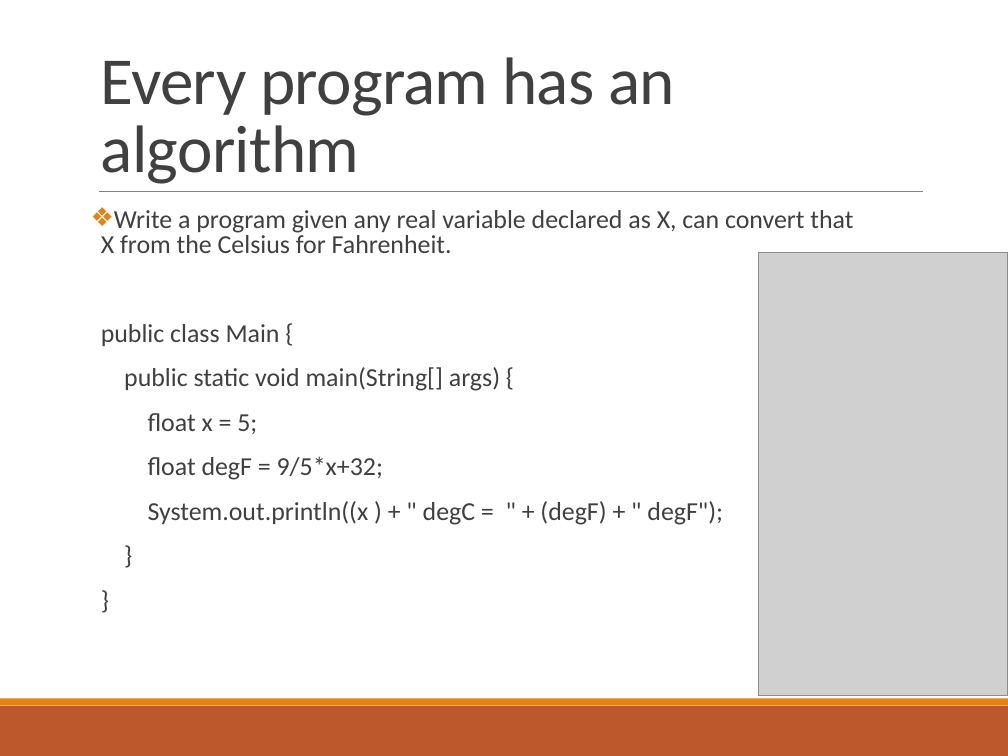
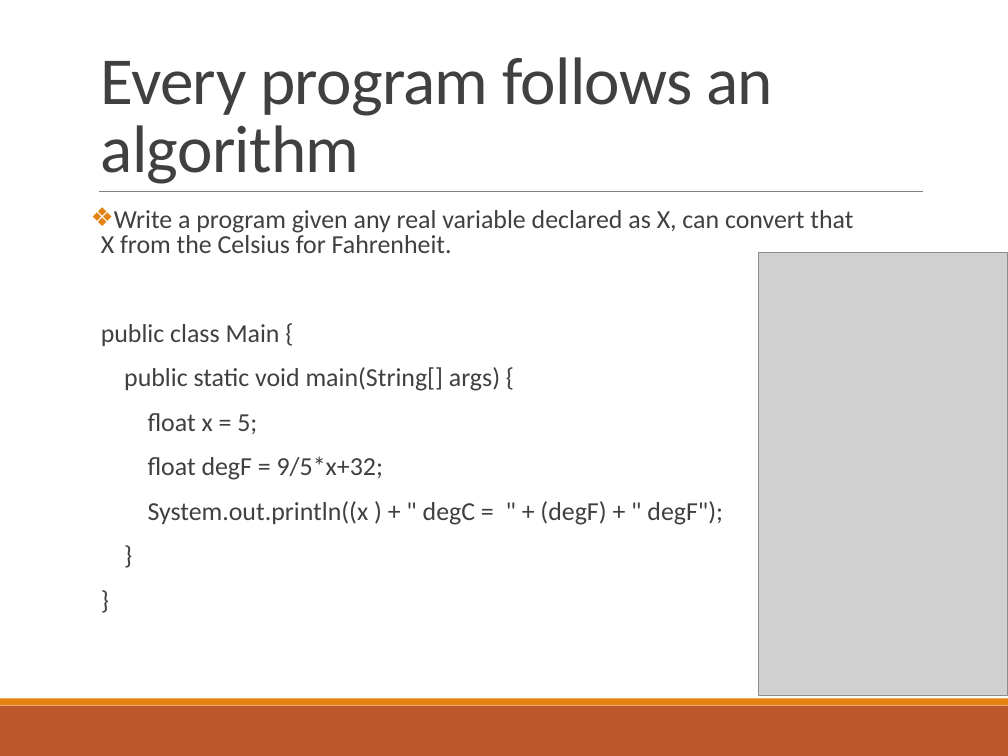
Before and after one commit to deeperj/dillinger, a slide deck: slide 15 of thesis/ukapp2/wqu_isc/sofware_design/Lesson 1 - Java.pptx. Drawn at 1008x756 pixels with LibreOffice and Linux fonts; fonts in the diff are those of the drawing; grey boxes stand for pictures. Boxes give left, top, right and bottom in pixels: in the first picture for what was removed or moved away, otherwise in the second. Text is boxed around its words. In the diff, an @@ line names an element or a change of style, - is before the commit and + after.

```diff
--- a/thesis/ukapp2/wqu_isc/sofware_design/Lesson 1 - Java.pptx
+++ b/thesis/ukapp2/wqu_isc/sofware_design/Lesson 1 - Java.pptx
@@ title at bbox=[101, 57, 773, 184]: text changed @@
-Every program has an algorithm
+Every program follows an algorithm
```
Also in this commit, not shown: 2 other slides changed, 5 other files.
